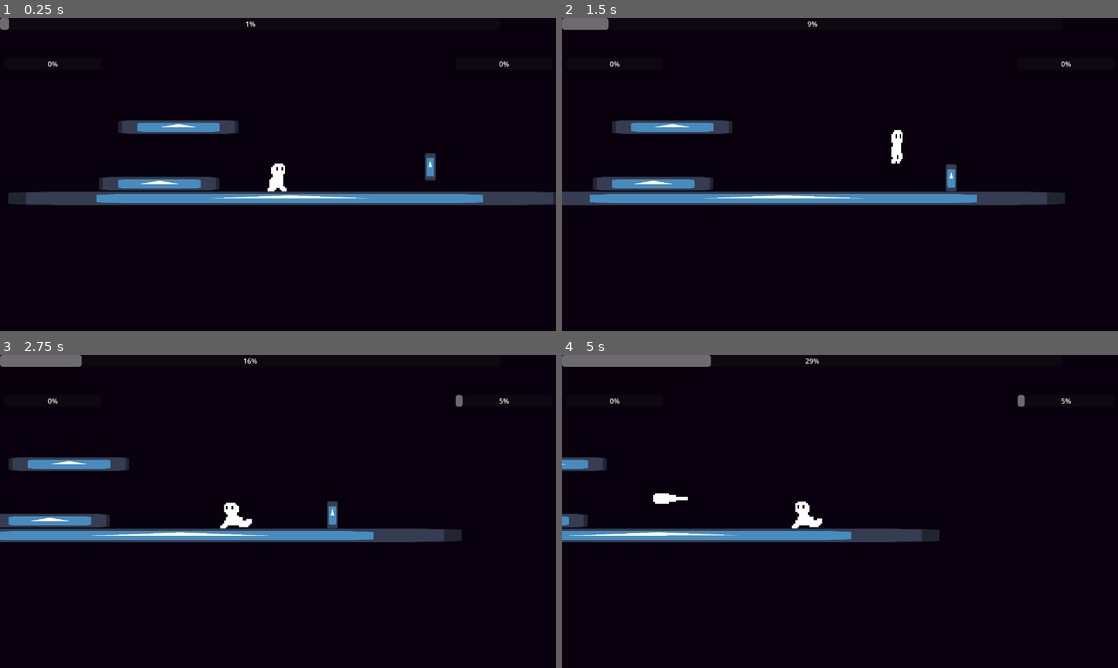
Above: before the commit, frames 1-4 (two rows, left to right).
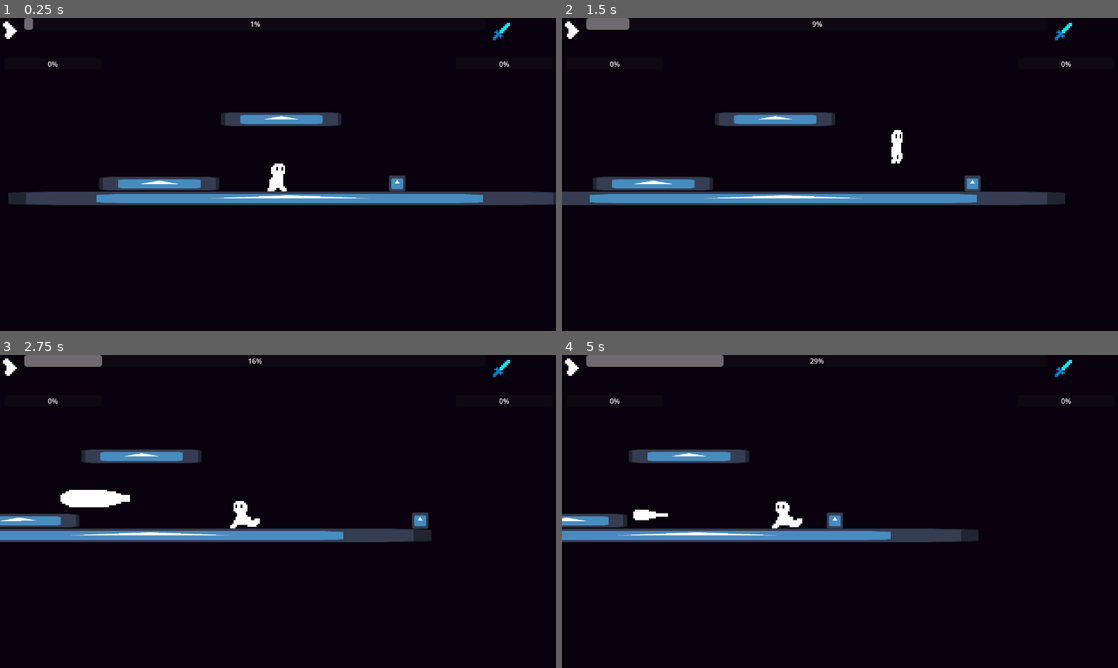
Above: after the commit, the same moments.

Repository: Luke-Parker1/Game-Off-2025
Game: Godot game, scene res://Scenes/test_scene.tscn
Same seed, same stepped clock (60 frames per second), same inputs: the game is played once before the commit and once after it. The engine's default icon, where the game draws it, is replaced by a stand-in: a white triangle on a blue panel in a dark square.
Inputs:
- Up to frame 1 (0.25 s): no input
- Up to frame 2 (1.5 s): hold D (right) from 0.53 s (still down); tap K (sword) at 0.6 s; tap Space (jump) at 0.77, 0.8, 1.07, 1.35 s
- Up to frame 3 (2.75 s): tap Space (jump) at 1.52, 1.82, 2.3 s; tap K (sword) at 1.55 s; release D (right) at 2.03 s; hold A (left) from 2.03 s (still down); tap U (big shoot) at 2.1 s
- Up to frame 4 (5 s): release A (left) at 2.78 s; hold D (right) 2.78-4.28 s; tap I (big sword) at 2.85 s; tap Space (jump) at 3.02, 3.32, 3.77, 3.8, 4.07, 4.52, 4.82 s; tap K (sword) at 3.05, 4.55 s; tap Shift (dash) at 3.6 s; hold A (left) from 4.28 s (still down); tap J (shoot) at 4.35 s

The runs differ from the first frame. In frame 1, 2.4% of the frame differs, in the area x 0-92%, y 0-56%; in frame 2, 2.6%; in frame 3, 4.6%, in the area x 0-92%, y 0-60%; in frame 4, 3.9%.

Commit message:
Added even more art

Diff:
--- a/Scenes/player.tscn
+++ b/Scenes/player.tscn
@@ -394,7 +394,7 @@
 [node name="SwordAttack" type="Node" parent="StateMachine" node_paths=PackedStringArray("Player", "hitbox")]
 script = ExtResource("6_2hs0m")
 Player = NodePath("../..")
-attack_timer = 0.2
+attack_timer = 0.15
 hitbox = NodePath("../../SwordAttackHitbox/CollisionShape2D")
 gives_xp = true
 metadata/_custom_type_script = "uid://cu2ngqtk4kefk"
--- a/Scenes/progress_bar.tscn
+++ b/Scenes/progress_bar.tscn
@@ -1,11 +1,37 @@
-[gd_scene load_steps=2 format=3 uid="uid://j5mwc8ewxk6l"]
+[gd_scene load_steps=7 format=3 uid="uid://j5mwc8ewxk6l"]
 
 [ext_resource type="Script" uid="uid://7g4dsvpqdyl2" path="res://Scripts/progress_bar.gd" id="1_chwcf"]
+[ext_resource type="Texture2D" uid="uid://ckc3k77le0b4b" path="res://Art/gun_icon.png" id="2_tqi2h"]
+[ext_resource type="Shader" uid="uid://byj2pf1y7nemn" path="res://Scripts/color_change.gdshader" id="3_6j3lf"]
+[ext_resource type="Texture2D" uid="uid://coybr0gf4rg4g" path="res://Art/sword_icon.png" id="3_jda50"]
+
+[sub_resource type="ShaderMaterial" id="ShaderMaterial_jda50"]
+shader = ExtResource("3_6j3lf")
+shader_parameter/active = false
+shader_parameter/tint = Color(1, 1, 1, 1)
+
+[sub_resource type="ShaderMaterial" id="ShaderMaterial_o7840"]
+shader = ExtResource("3_6j3lf")
+shader_parameter/active = false
+shader_parameter/tint = Color(1, 1, 1, 1)
 
 [node name="ProgressBarLayer" type="CanvasLayer"]
 
 [node name="ProgressBar" type="ProgressBar" parent="." groups=["MultiplierBar"]]
-offset_right = 1152.0
+offset_left = 56.0
+offset_right = 1118.0
 offset_bottom = 27.0
 max_value = 20.0
 script = ExtResource("1_chwcf")
+
+[node name="GunIcon" type="Sprite2D" parent="ProgressBar"]
+material = SubResource("ShaderMaterial_jda50")
+position = Vector2(-37, 28)
+scale = Vector2(4, 4)
+texture = ExtResource("2_tqi2h")
+
+[node name="SwordIcon" type="Sprite2D" parent="ProgressBar"]
+material = SubResource("ShaderMaterial_o7840")
+position = Vector2(1098, 31)
+scale = Vector2(4, 4)
+texture = ExtResource("3_jda50")
--- a/Scenes/test_scene.tscn
+++ b/Scenes/test_scene.tscn
@@ -3,7 +3,7 @@
 [ext_resource type="Texture2D" uid="uid://b2paakn4rmqkv" path="res://Art/icon.svg" id="1_hb2xm"]
 [ext_resource type="PackedScene" uid="uid://b2lk5meo42827" path="res://Scenes/player.tscn" id="2_ak5v8"]
 [ext_resource type="PackedScene" uid="uid://j5mwc8ewxk6l" path="res://Scenes/progress_bar.tscn" id="3_x033f"]
-[ext_resource type="PackedScene" uid="uid://b1tpi2ms12dmx" path="res://Scenes/sword_enemy.tscn" id="4_rdbpf"]
+[ext_resource type="PackedScene" uid="uid://fy2v3116q2dv" path="res://Scenes/walker_enemy.tscn" id="4_hb2xm"]
 
 [sub_resource type="RectangleShape2D" id="RectangleShape2D_uhqqe"]
 size = Vector2(1302, 30)
@@ -28,7 +28,7 @@
 shape = SubResource("RectangleShape2D_uhqqe")
 
 [node name="StaticBody2D2" type="StaticBody2D" parent="."]
-position = Vector2(297, 276)
+position = Vector2(534, 258)
 collision_layer = 3
 collision_mask = 3
 
@@ -60,5 +60,5 @@
 
 [node name="ProgressBarLayer" parent="." instance=ExtResource("3_x033f")]
 
-[node name="SwordEnemy" parent="." instance=ExtResource("4_rdbpf")]
-position = Vector2(865, 338)
+[node name="WalkerEnemy" parent="." instance=ExtResource("4_hb2xm")]
+position = Vector2(763, 401)
--- a/Scripts/player.gd
+++ b/Scripts/player.gd
@@ -28,6 +28,9 @@
 
 # Keeps track of whether the jump button is being held or not
 var jumping := false
+
+# Keeps track of whether the player has pogoed since touching the ground
+var pogoing := false
 
 var dashing := false
 var dash_cooldown_active := false
@@ -80,6 +83,8 @@
 		# Add the gravity.
 		if not is_on_floor():
 			velocity.y += get_custom_gravity() * delta
+		else:
+			pogoing = false
 
 		# Handle jump.
 		if Input.is_action_just_pressed("jump") and is_on_floor():
@@ -198,7 +203,7 @@
 
 # This is called get_custom_gravity because get_gravity is a function built into godot
 func get_custom_gravity() -> float:
-	if velocity.y < 0.0 and jumping or recoil_direction.is_equal_approx(Vector2(0.0, -1.0)):
+	if velocity.y < 0.0 and ((jumping and !pogoing) or recoil_direction.is_equal_approx(Vector2(0.0, -1.0))):
 		return jump_gravity
 	else:
 		return fall_gravity
@@ -254,6 +259,8 @@
 	if recoil_direction.is_equal_approx(Vector2(0.0, -1.0)):
 		# Set recoil timer to pogo time
 		$RecoilTime.wait_time = pogo_time
+
+		pogoing = true
 	else:
 		# Set recoil timer to regular recoil time
 		$RecoilTime.wait_time = recoil_time
--- a/Scripts/progress_bar.gd
+++ b/Scripts/progress_bar.gd
@@ -22,9 +22,13 @@
 	if value > max_value/2:
 		left_type_mult = (value - max_value/2)/(max_value/2)
 		right_type_mult = 0
+		$SwordIcon.material.set_shader_parameter("active", true)
+		$GunIcon.material.set_shader_parameter("active", false)
 	else:
 		left_type_mult = 0
 		right_type_mult = (max_value/2 - value)/(max_value/2)
+		$SwordIcon.material.set_shader_parameter("active", false)
+		$GunIcon.material.set_shader_parameter("active", true)
 	#left_type_mult = value/max_value
 	#right_type_mult = (max_value - value)/max_value
 	#print("Left Weapon Damage Multiplier: ", left_type_mult)
Binary file added: Art/enemy_sheet.png
Not shown, added: Art/enemy_sheet.png.import
Binary file added: Art/gun_icon.png
Not shown, added: Art/gun_icon.png.import
Binary file added: Art/sword_enemy_sheet.png
Not shown, added: Art/sword_enemy_sheet.png.import
Binary file added: Art/sword_icon.png
Not shown, added: Art/sword_icon.png.import
Binary file added: Art/walker.png
Not shown, added: Art/walker.png.import
